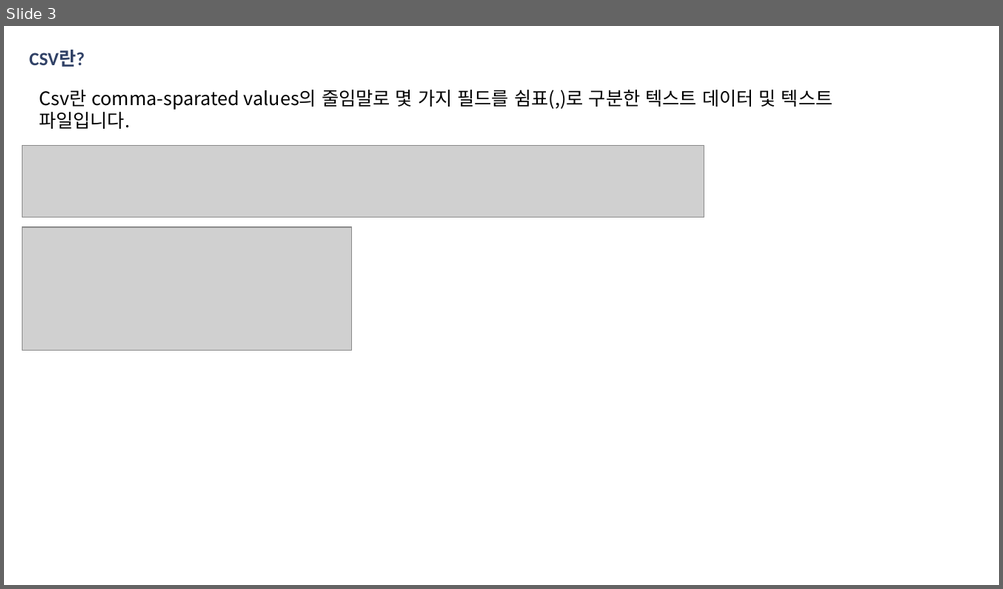
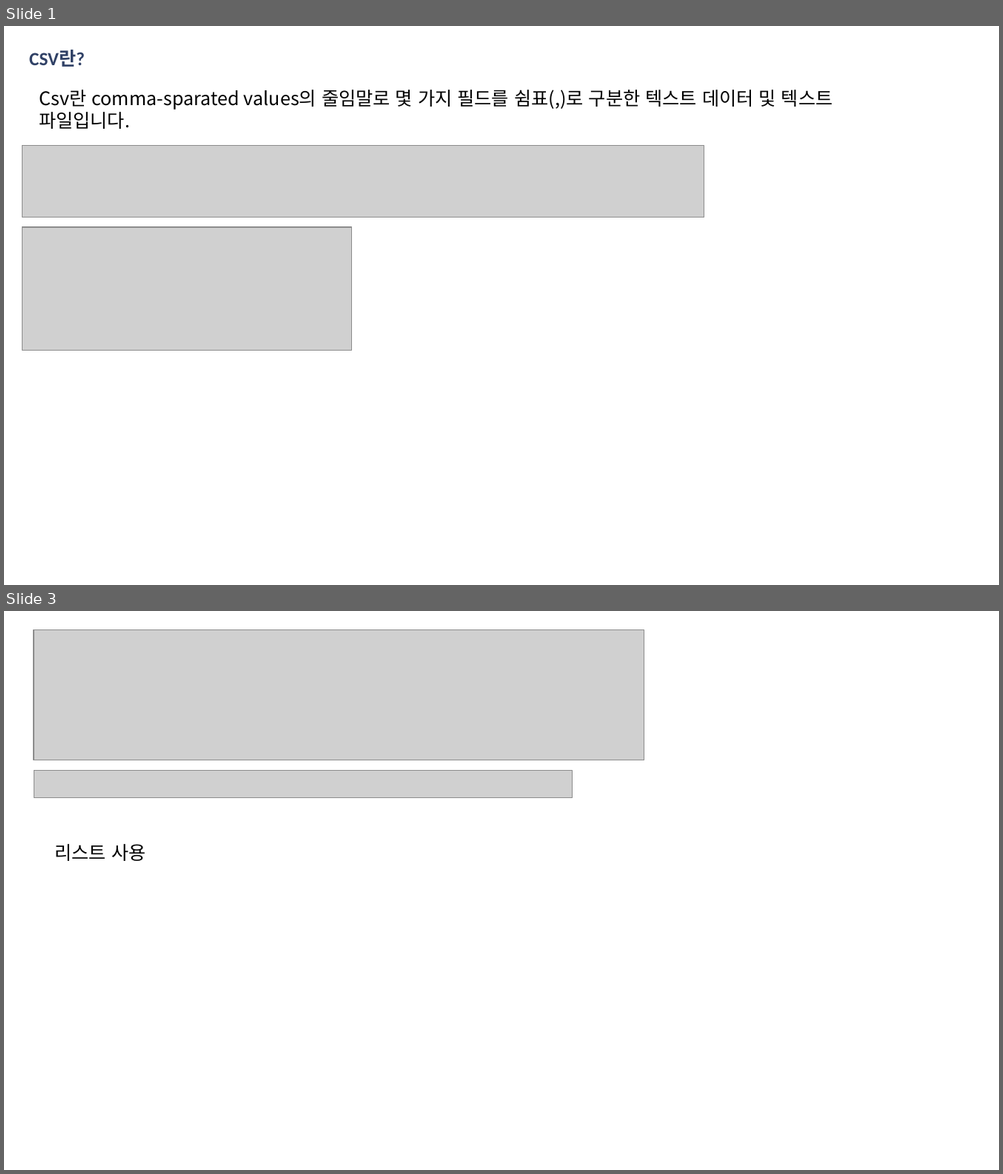
Before and after one commit to DrillND/Python-Project-20210419-, a slide deck: 핵심개념.pptx. Shown one above the other, each under a label of ours: slide 3 before the commit, slides 1 and 3 after it; the slides between them are not shown. The pictures are 1003x589 and 1003x1174 pixels, drawn with LibreOffice and Linux fonts; fonts in the diff are those of the drawing; grey boxes stand for pictures. Boxes give left, top, right and bottom in pixels: in the first picture for what was removed or moved away, otherwise in the second. Text is boxed around its words. In the diff, an @@ line names an element or a change of style, - is before the commit and + after.

```diff
--- a/핵심개념.pptx
+++ b/핵심개념.pptx
@@ slide 3 added at (4, 611, 999, 1170), background #FFFFFF @@
@@ picture added at (34, 629, 644, 760) @@
@@ picture added at (34, 770, 572, 797) @@
@@ text added at (55, 844, 145, 861), 18 pt, text #000000 @@
+리스트 사용
@@ what was slide 3 is now slide 1 @@
```
Also in this commit, not shown: 1 other slide added, 1 slide removed.
